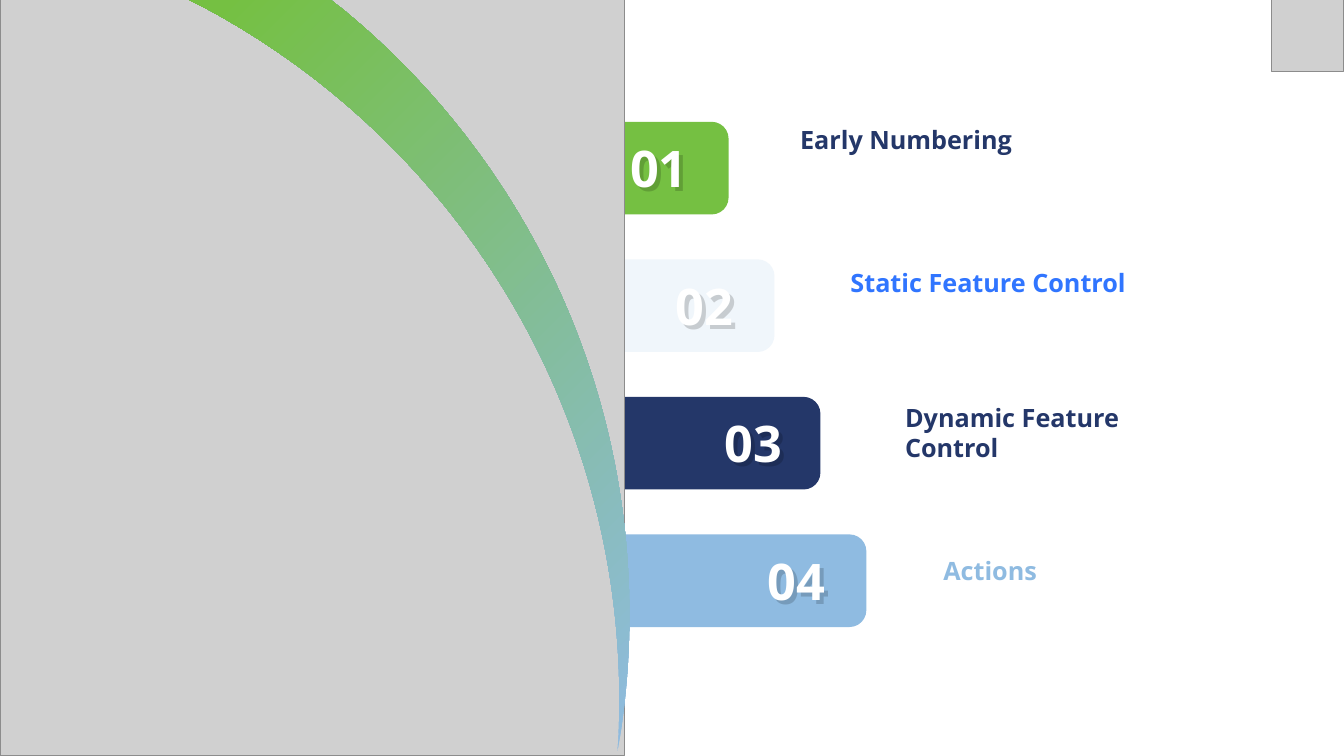
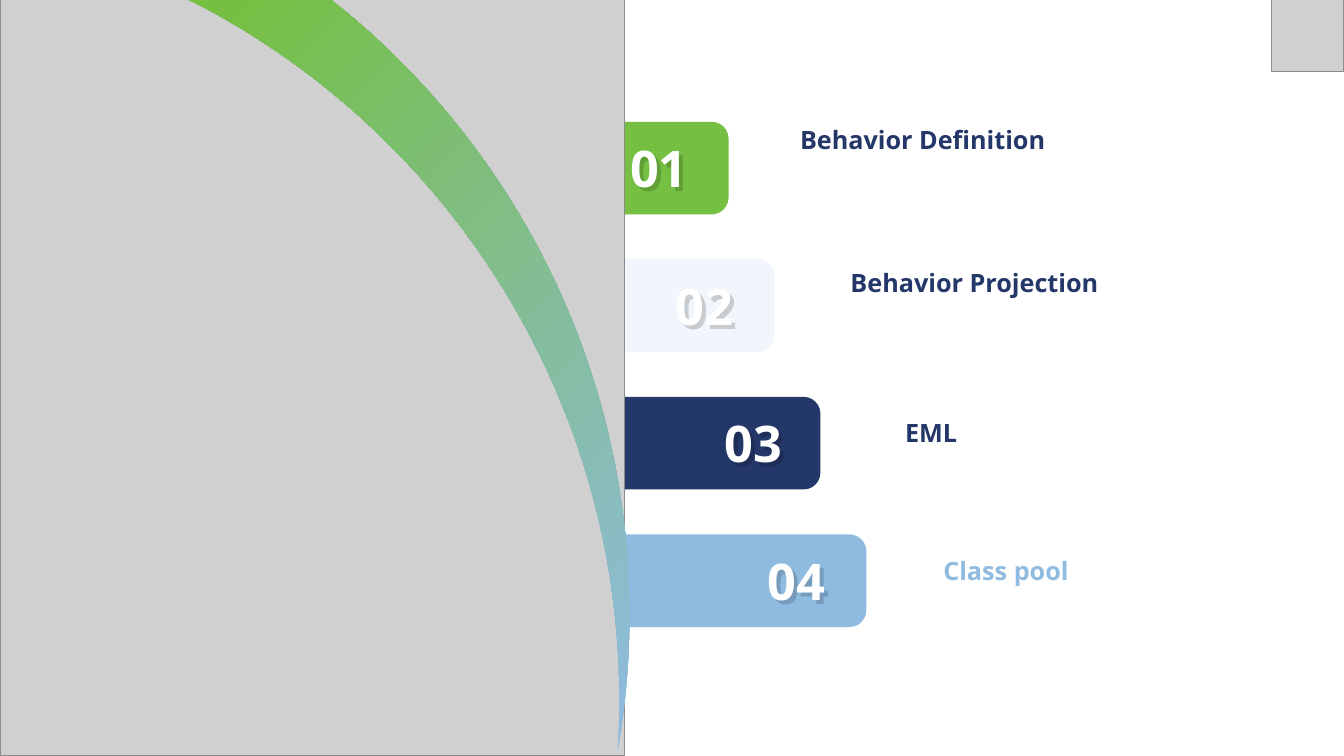
Before and after one commit to soyuztechnologies/RAP_Training_Applied_Materials, a slide deck: slide 3 of Day 8/DAY-8.pptx. Drawn at 1344x756 pixels with LibreOffice and Linux fonts; fonts in the diff are those of the drawing; grey boxes stand for pictures. Boxes give left, top, right and bottom in pixels: in the first picture for what was removed or moved away, otherwise in the second. Text is boxed around its words. In the diff, an @@ line names an element or a change of style, - is before the commit and + after.

```diff
--- a/Day 8/DAY-8.pptx
+++ b/Day 8/DAY-8.pptx
@@ text at [800, 129, 1045, 150]: text changed @@
-Early Numbering
+Behavior Definition
@@ text at [850, 273, 1099, 298]: text changed; text colour #3075FF to #243769 @@
-Static Feature Control
+Behavior Projection
@@ text at [905, 424, 957, 442]: text changed @@
-Dynamic Feature Control
+EML
@@ text at [943, 561, 1069, 586]: text changed @@
-Actions
+Class pool
```
Also in this commit, not shown: 7 other slides changed, 4 slides added, 8 slides removed, 5 other files.
